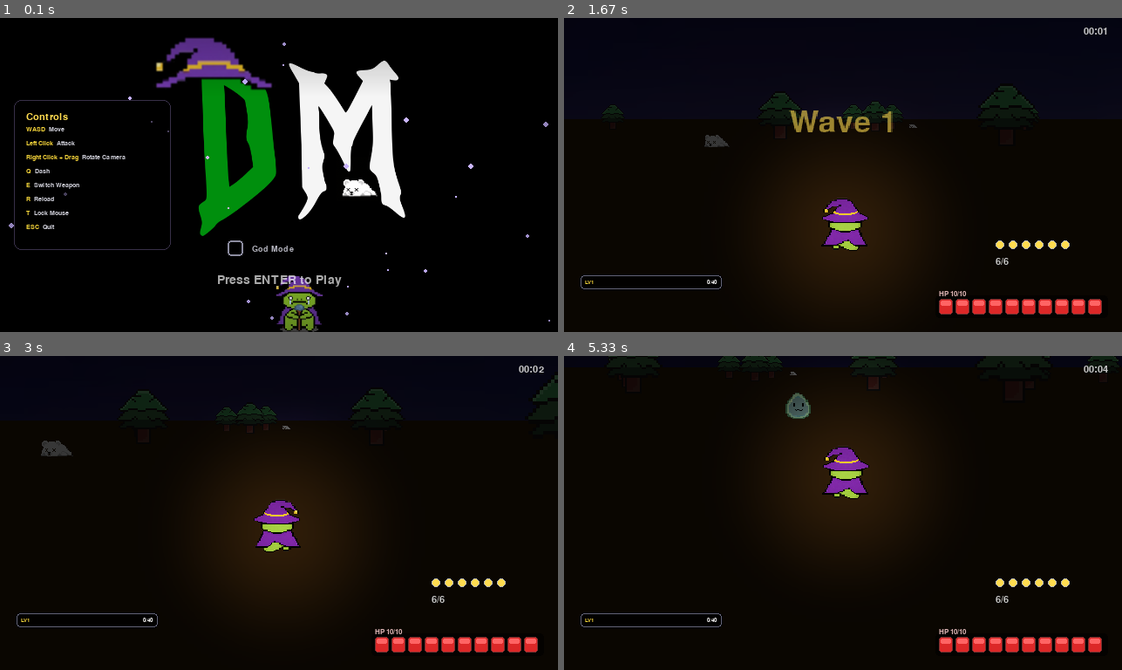
Above: before the commit, frames 1-4 (two rows, left to right).
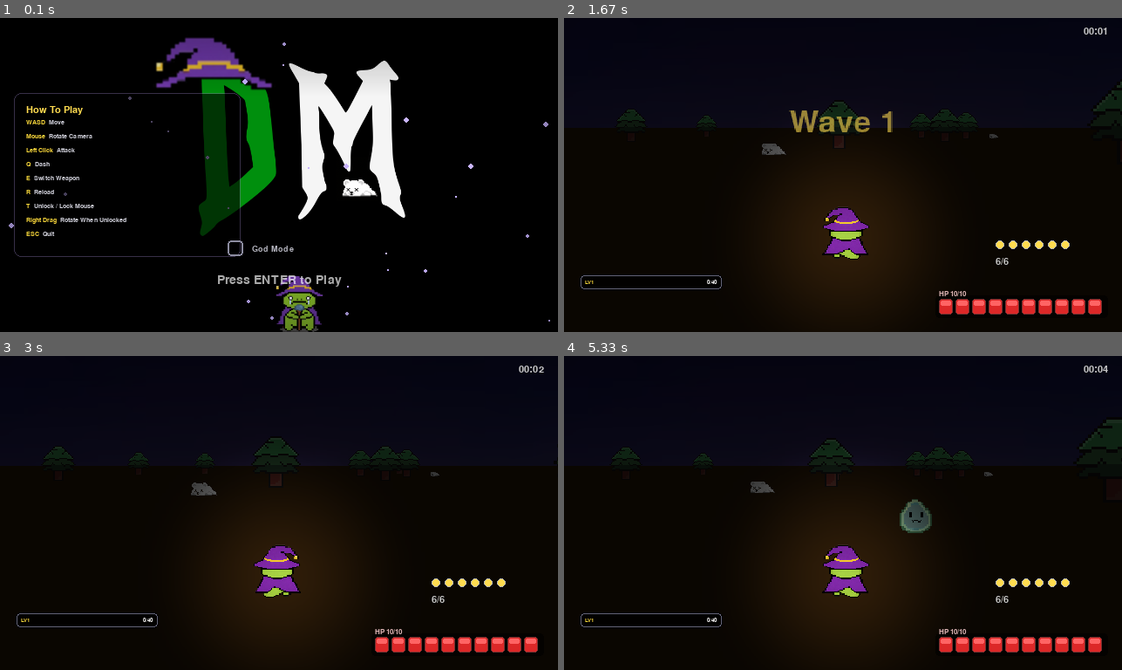
Above: after the commit, the same moments.

Repository: jezar3/DinoMancer
Game: pygame game, started from 1.py
The game is run twice, just before and just after one commit, with the same random seed, the same clock (stepped at 60 frames per second) and the same inputs.
Inputs (mouse positions are in pixels of both pictures, inside the frame that each line leads up to):
- Up to frame 1 (0.1 s): no input
- Up to frame 2 (1.67 s): tap Enter at 0.33 s; hold T 0.67-1.13 s; hold D 0.67-1.13 s; move the mouse to (971, 218) at 0.7 s; hold D 1.17-1.63 s; move the mouse to (826, 159) at 1.2 s
- Up to frame 3 (3 s): hold W 1.67-1.97 s; move the mouse to (424, 516) at 1.7 s; hold D 2-2.47 s; move the mouse to (340, 513) at 2.03 s; hold A from 2.5 s (still down); move the mouse to (184, 632) at 2.53 s
- Up to frame 4 (5.33 s): release A at 3.03 s; hold S 3.07-3.37 s; move the mouse to (1055, 594) at 3.1 s; hold A 3.4-3.8 s; move the mouse to (932, 469) at 3.43 s; hold W 3.83-4.2 s; move the mouse to (725, 462) at 3.87 s; hold D 4.23-4.87 s; move the mouse to (798, 594) at 4.27 s; hold S 4.9-5.27 s; move the mouse to (792, 622) at 4.93 s; hold A from 5.3 s (still down)

The runs differ from the first frame. In frame 1, 4.2% of the frame differs, in the area x 2-44%, y 23-77%; in frame 2, 2.9%; in frame 3, 3.9%; in frame 4, 7.7%, in the area x 7-100%, y 0-89%.

Commit message:
some changes

Diff:
--- a/1.py
+++ b/1.py
@@ -92,18 +92,19 @@
 
     controls = [
         ("WASD", "Move"),
+        ("Mouse", "Rotate Camera"),
         ("Left Click", "Attack"),
-        ("Right Click + Drag", "Rotate Camera"),
         ("Q", "Dash"),
         ("E", "Switch Weapon"),
         ("R", "Reload"),
-        ("T", "Lock Mouse"),
+        ("T", "Unlock / Lock Mouse"),
+        ("Right Drag", "Rotate When Unlocked"),
         ("ESC", "Quit"),
     ]
 
     ctrl_pad = 14
     ctrl_line_h = max(16, sh // 22)
-    ctrl_w = max(180, sw // 4)
+    ctrl_w = max(260, sw // 3)
     ctrl_h = ctrl_line_h * (len(controls) + 1) + ctrl_pad * 2
     ctrl_x = 16
     ctrl_y = sh // 2 - ctrl_h // 2
@@ -152,7 +153,7 @@
         window.blit(vig, (0, 0))
 
         window.blit(ctrl_bg, (ctrl_x, ctrl_y))
-        title_surf = ctrl_title_font.render("Controls", True, (255, 220, 80))
+        title_surf = ctrl_title_font.render("How To Play", True, (255, 220, 80))
         window.blit(title_surf, (ctrl_x + ctrl_pad, ctrl_y + ctrl_pad))
         for idx, (key, desc) in enumerate(controls):
             ly = ctrl_y + ctrl_pad + ctrl_line_h * (idx + 1)
@@ -219,12 +220,22 @@
 pygame.draw.circle(_cursor_surf, (255, 60, 60), (_ch, _ch), 2)
 pygame.mouse.set_cursor(pygame.cursors.Cursor((_ch, _ch), _cursor_surf))
 
+
+def setMouseLock(locked, center=None):
+    pygame.event.set_grab(locked)
+    pygame.mouse.set_visible(True)
+    if locked and center is not None:
+        pygame.mouse.set_pos(center)
+    pygame.mouse.get_rel()
+
+
 sfx_casting = pygame.mixer.Sound("assets/Necromancer/SFX/necromancer_casting.mp3")
 sfx_death = pygame.mixer.Sound("assets/enemies/slime-SFX/slime_death.mp3")
 sfx_beam = pygame.mixer.Sound("assets/attacks/beam-SFX/beam.mp3")
 beam_channel = pygame.mixer.Channel(1)
 
 while True:
+    setMouseLock(False)
     pygame.mixer.music.stop()
     pygame.mixer.stop()
     god_mode = startMenu(window, clock)
@@ -245,7 +256,6 @@
     frameCount = 0
     bossWarned = False
     bossThemePlayed = False
-    mouseLocked = False
     tileMap = TileMap()
     camera = Camera(sw, sh)
     renderer = PerspectiveRenderer(sw, sh)
@@ -291,6 +301,8 @@
     running = True
     skill_card_rects = []
     mouseLockCenter = (sw // 2, sh // 2)
+    mouseLocked = True
+    setMouseLock(mouseLocked, mouseLockCenter)
 
     while running:
         if skillPicker.active:
@@ -339,10 +351,7 @@
                     dash.try_activate(player, camera.camYAW)
             if event.type == pygame.KEYDOWN and event.key == pygame.K_t:
                 mouseLocked = not mouseLocked
-                pygame.event.set_grab(mouseLocked)
-                if mouseLocked:
-                    pygame.mouse.set_pos(mouseLockCenter)
-                    pygame.mouse.get_rel()
+                setMouseLock(mouseLocked, mouseLockCenter)
             if event.type == pygame.KEYDOWN and event.key == pygame.K_e:
                 beam.switchWeapon()
             if event.type == pygame.KEYDOWN and event.key == pygame.K_r:
